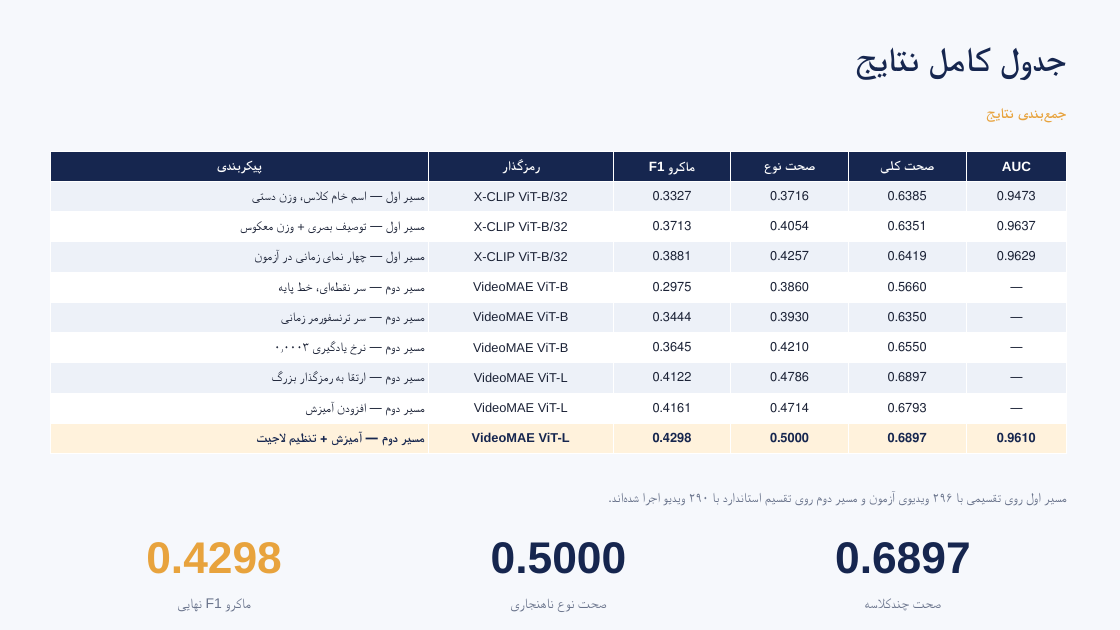
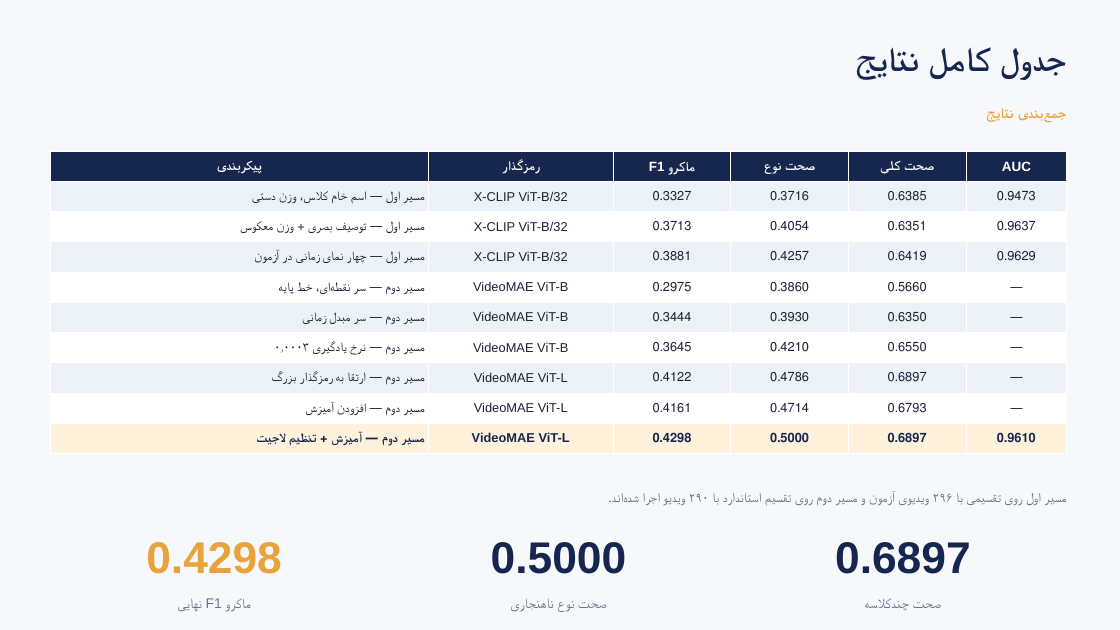
Before and after one commit to fdinosouri/Detecting-The-Type-Of-Video-Anomaly, a slide deck: slide 24 of thesis/Defense_Slides.pptx. Drawn at 1120x630 pixels with LibreOffice and Linux fonts; fonts in the diff are those of the drawing. Boxes give left, top, right and bottom in pixels: in the first picture for what was removed or moved away, otherwise in the second. Text is boxed around its words. In the diff, an @@ line names an element or a change of style, - is before the commit and + after.

```diff
--- a/thesis/Defense_Slides.pptx
+++ b/thesis/Defense_Slides.pptx
@@ table at [50, 151, 1067, 454] @@
-row 6, column 1: مسیر دوم — سر ترنسفورمر زمانی
+row 6, column 1: مسیر دوم — سر مبدل زمانی
```
Also in this commit, not shown: 4 other slides changed, 7 other files.
